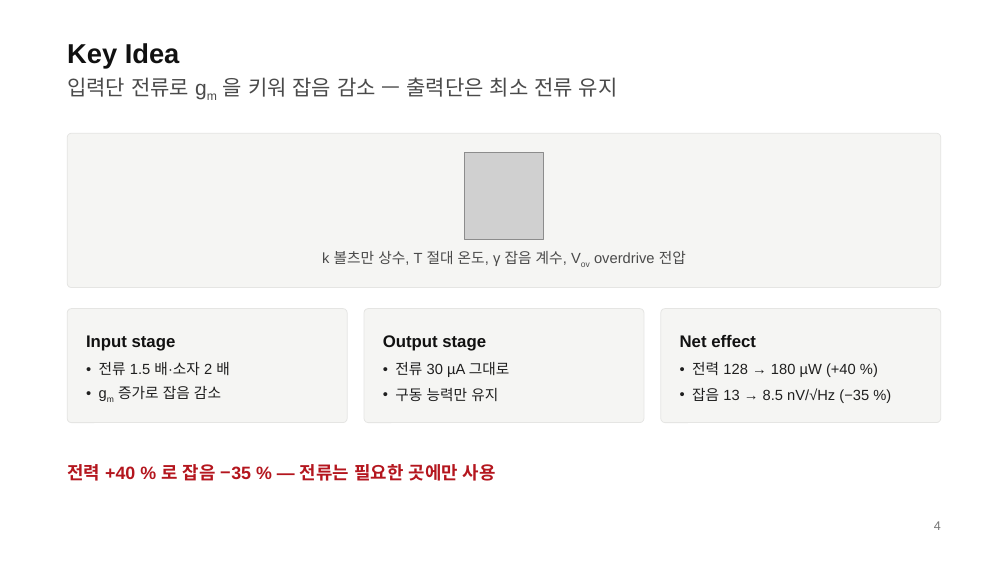
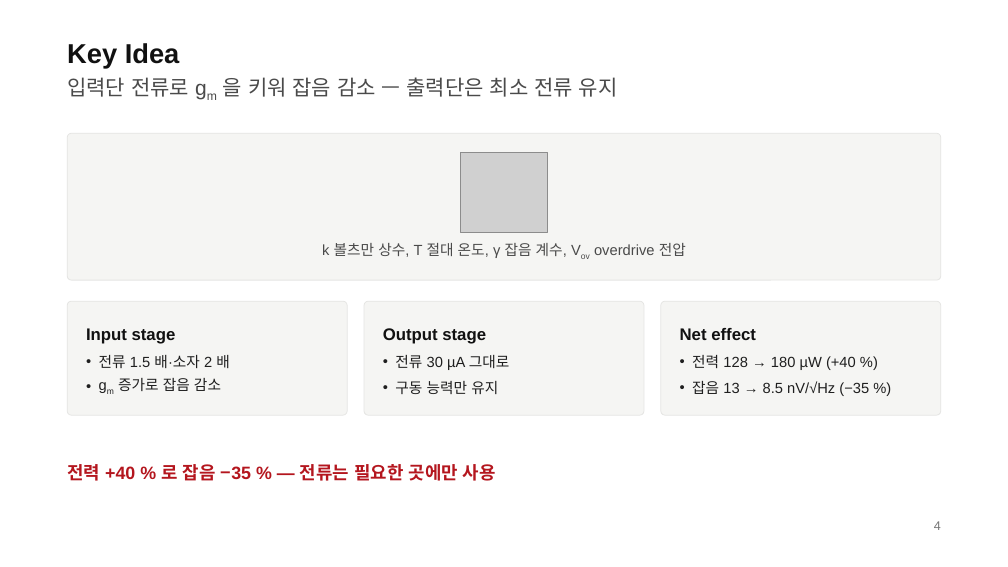
Before and after one commit to Coxwoo/simple-pt-jsw, a slide deck: slide 4 of example/demo_amp.pptx. Drawn at 1008x567 pixels with LibreOffice and Linux fonts; fonts in the diff are those of the drawing; grey boxes stand for pictures. Boxes give left, top, right and bottom in pixels: in the first picture for what was removed or moved away, otherwise in the second. Text is boxed around its words. In the diff, an @@ line names an element or a change of style, - is before the commit and + after.

```diff
--- a/example/demo_amp.pptx
+++ b/example/demo_amp.pptx
@@ rounded rectangle: place and size @@
-rounded rectangle at box(67, 133, 941, 287)
+rounded rectangle at box(67, 133, 941, 280)
@@ rounded rectangle at box(67, 133, 941, 280): proportions changed @@
@@ picture: place and size @@
-picture at box(464, 152, 544, 240)
+picture at box(461, 152, 548, 232)
@@ 4 texts, 3 rounded rectangles: place and size @@
-4 texts, 3 rounded rectangles at box(67, 251, 941, 423)
+4 texts, 3 rounded rectangles at box(67, 243, 941, 415)
@@ 3 texts: place and size @@
-3 texts at box(86, 335, 756, 351)
+3 texts at box(86, 328, 756, 344)
```
Also in this commit, not shown: 15 other files.
